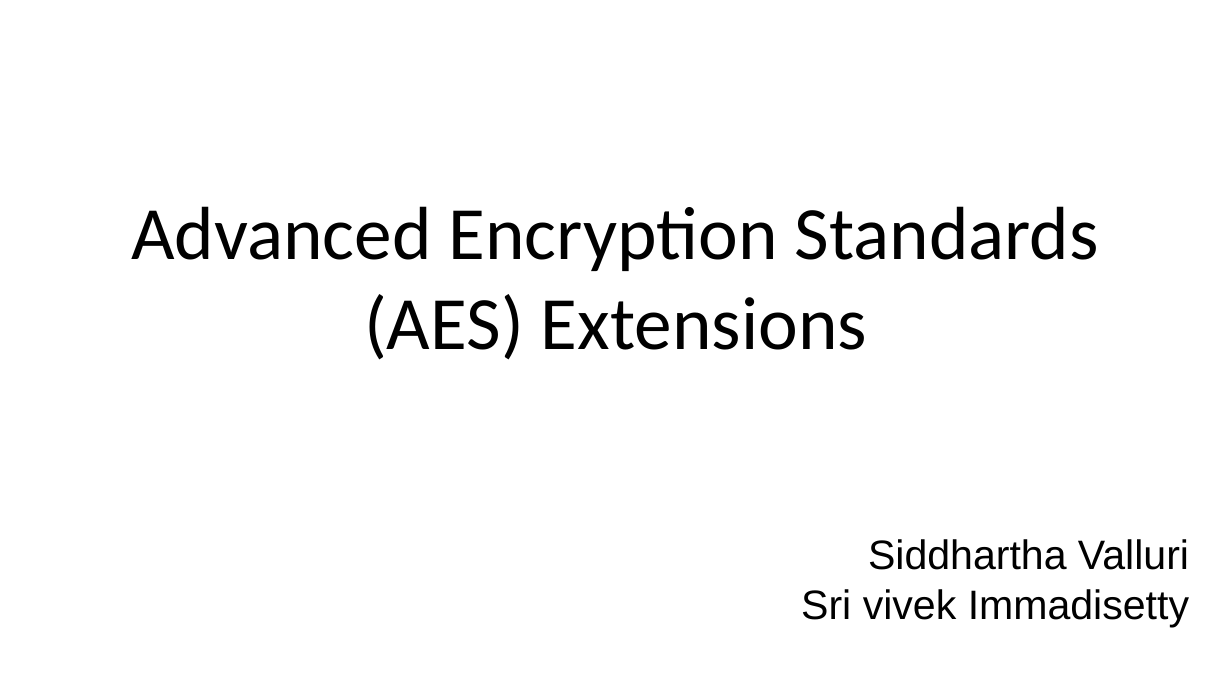
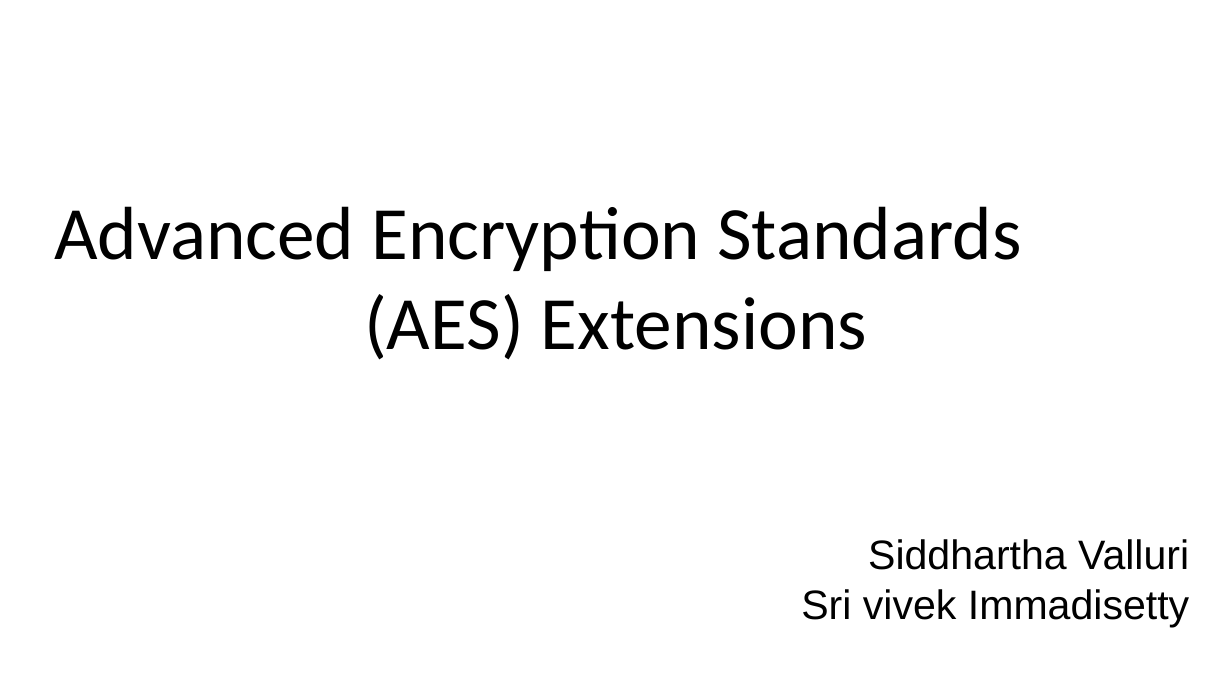
Before and after one commit to suryavalluri1/encryption_engineering, a slide deck: slide 1 of LabAssignemnts/AES_Project/Advanced Encryption Standards (AES).pptx. Drawn at 1232x693 pixels with LibreOffice and Linux fonts; fonts in the diff are those of the drawing. Boxes give left, top, right and bottom in pixels: in the first picture for what was removed or moved away, otherwise in the second. Text is boxed around its words. In the diff, an @@ line names an element or a change of style, - is before the commit and + after.

```diff
--- a/LabAssignemnts/AES_Project/Advanced Encryption Standards (AES).pptx
+++ b/LabAssignemnts/AES_Project/Advanced Encryption Standards (AES).pptx
@@ text at bbox=[54, 206, 1021, 360]: text changed @@
-Advanced Encryption Standards
-(AES) Extensions
+Advanced Encryption Standards
+(AES) Extensions
```
Also in this commit, not shown: 10 other slides changed, 1 slide added, 1 slide removed, 1 other file.
